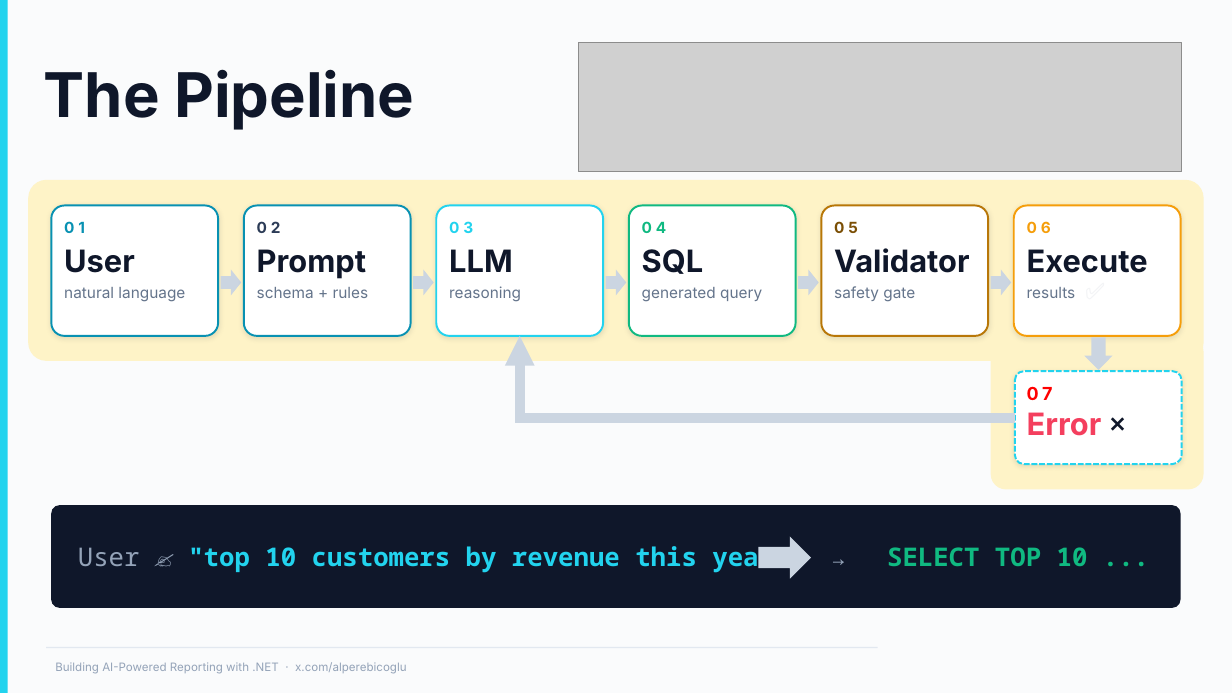
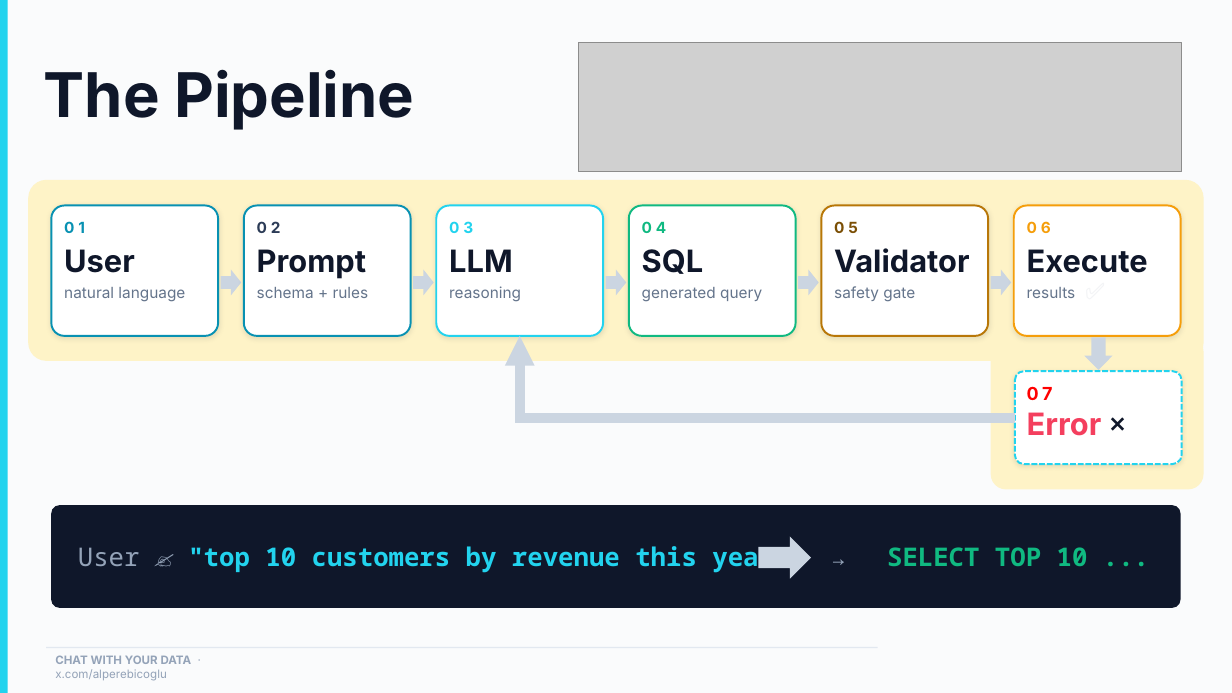
Before and after one commit to ebicoglu/chat-with-your-data-conference, a slide deck: slide 7 of Presentation.pptx. Drawn at 1232x693 pixels with LibreOffice and Linux fonts; fonts in the diff are those of the drawing; grey boxes stand for pictures; background and template pictures are left out. Boxes give left, top, right and bottom in pixels: in the first picture for what was removed or moved away, otherwise in the second. Text is boxed around its words. In the diff, an @@ line names an element or a change of style, - is before the commit and + after.

```diff
--- a/Presentation.pptx
+++ b/Presentation.pptx
@@ text at (x1=55, y1=655, x2=192, y2=681): text changed @@
-Building AI-Powered Reporting with .NET · x.com/alperebicoglu
+CHAT WITH YOUR DATA · x.com/alperebicoglu
```
Also in this commit, not shown: 19 other slides changed.
